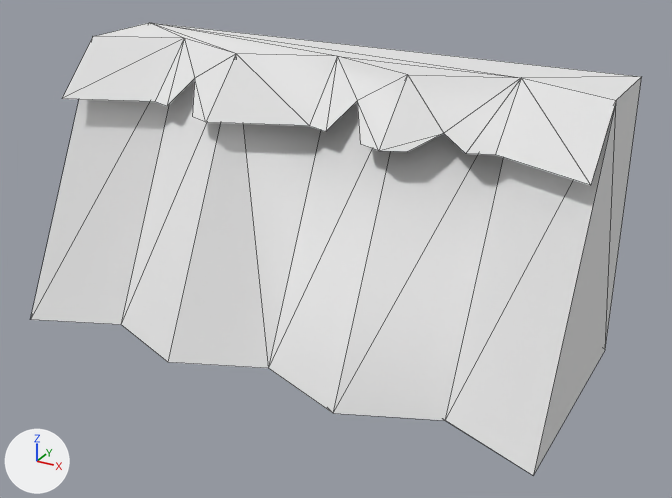
Two versions of the OBJ model DynamicLab/Assets/Nature Kit/Models/OBJ format/cliff_half_rock.obj, one commit apart.
Before and after are seen from a 50 mm lens placed at (0.784, -1.031, 0.847), pointed at (0.057, 0.29, 0.186). Arrows for +X, +Y and +Z are at lower left; the lights stay in place. The older version comes first. Mesh edges are drawn as thin lines. Where no turn or scale is listed for an object, it has been applied to the vertices.

The first picture shows 'cliff_half_rock'.
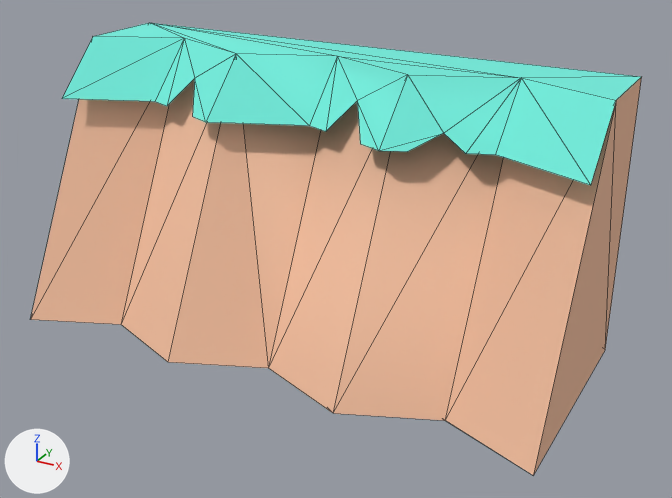
Boxes [x1, y1, x2, y2] around the edits, measured in the pictures (672 x 498 px):
'cliff_half_rock', recoloured (white to beige): [31, 23, 642, 475] in both

What changed in the scene script:
```text
Change mat_dirt:
    mat_dirt.base_color: (0.8, 0.8, 0.8) -> (0.886, 0.514, 0.341)  # white #e7e7e7 -> beige #f2be9e
Change mat_grass:
    mat_grass.base_color: (0.8, 0.8, 0.8) -> (0.173, 0.847, 0.722)  # white #e7e7e7 -> cyan #73eddd
```
